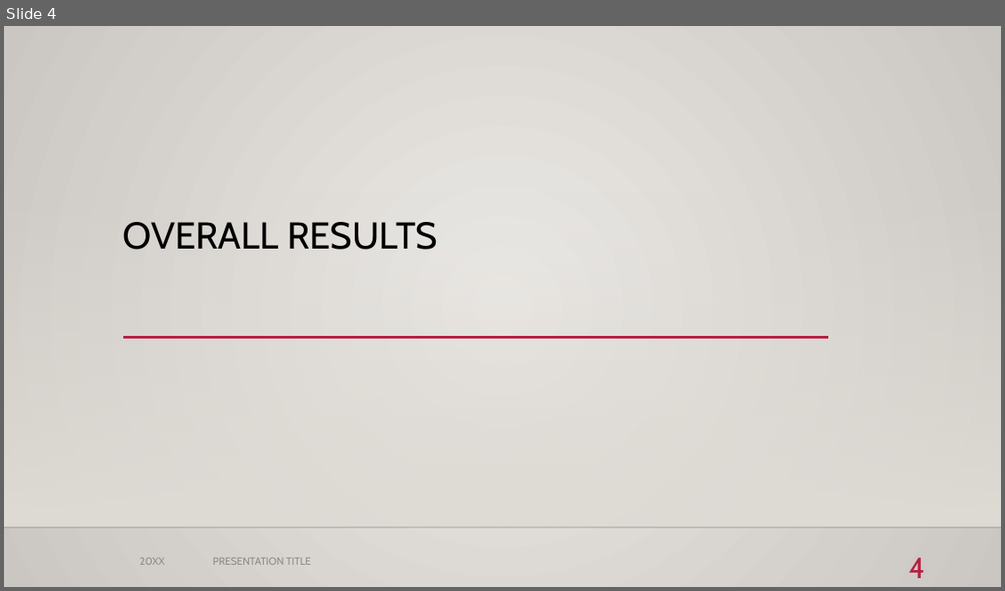
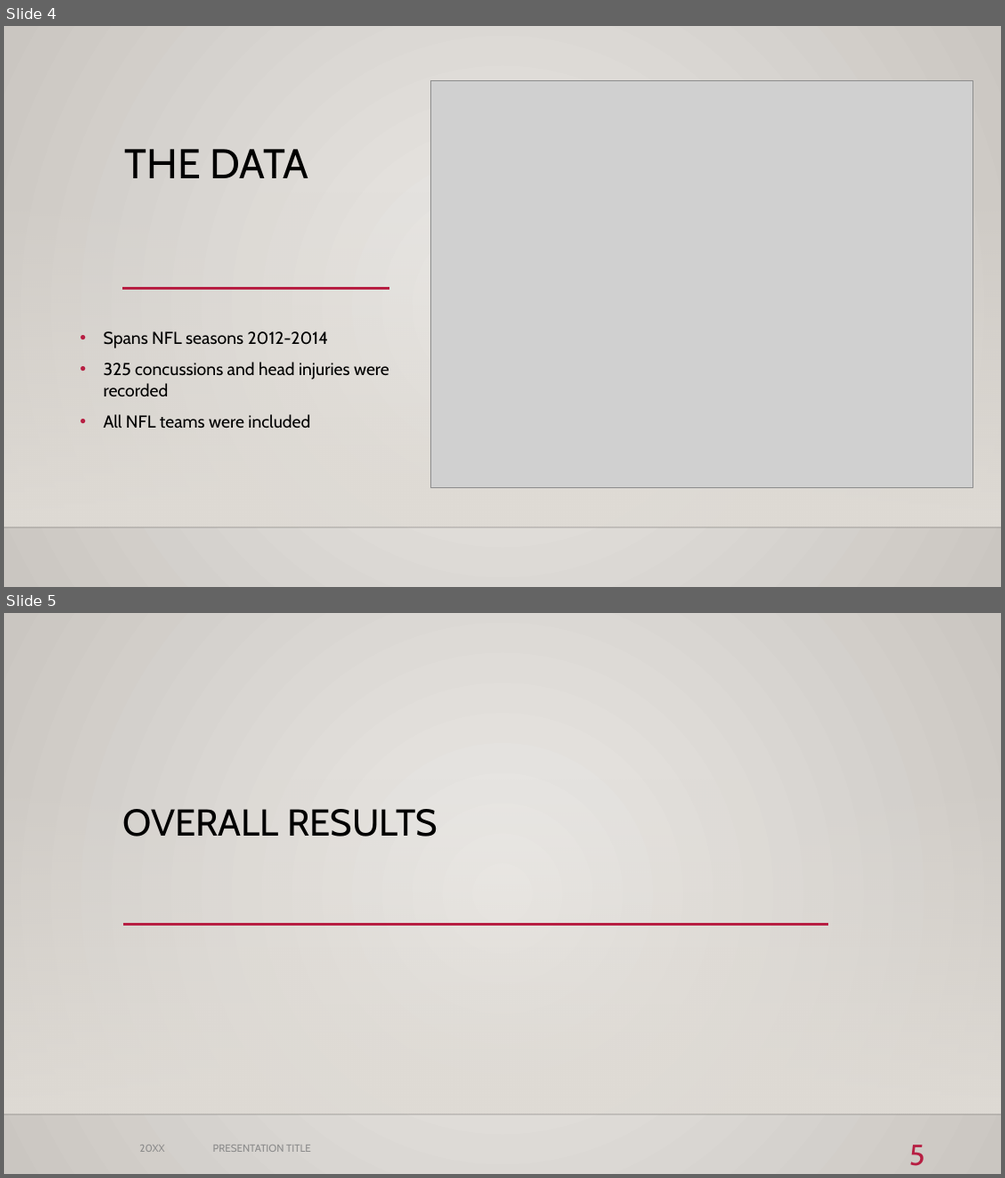
Before and after one commit to DunieCarrasco/nfl_concussion_analysis, a slide deck: NFL_concussion_study.pptx. Shown one above the other, each under a label of ours: slide 4 before the commit, slides 4 and 5 after it. The pictures are 1005x591 and 1005x1178 pixels, drawn with LibreOffice and Linux fonts; fonts in the diff are those of the drawing; grey boxes stand for pictures; background and template pictures are left out. Boxes give left, top, right and bottom in pixels: in the first picture for what was removed or moved away, otherwise in the second. Text is boxed around its words. In the diff, an @@ line names an element or a change of style, - is before the commit and + after.

```diff
--- a/NFL_concussion_study.pptx
+++ b/NFL_concussion_study.pptx
@@ slide 4 added at [4, 26, 1001, 587], background gradient #ECEAE7 to #CAC7C1; not listed: 2 template elements that a slide beside it also shows @@
@@ picture added at [431, 81, 973, 487] @@
@@ title added at [125, 149, 309, 178], 40 pt, text #000000 @@
+THE DATA
@@ line added from (122, 289) to (390, 289), #B71E42 2.5 pt @@
@@ text added at [104, 331, 389, 428], 16.6 pt, text #000000 @@
+• Spans NFL seasons 2012-2014
+• 325 concussions and head injuries were recorded
+• All NFL teams were included
@@ what was slide 4 is now slide 5 @@
@@ page number at [909, 1144, 925, 1166]: text changed @@
-4
+5
```
Also in this commit, not shown: 7 slides changed, 2 other slides added, 1 slide removed, 2 other files.
